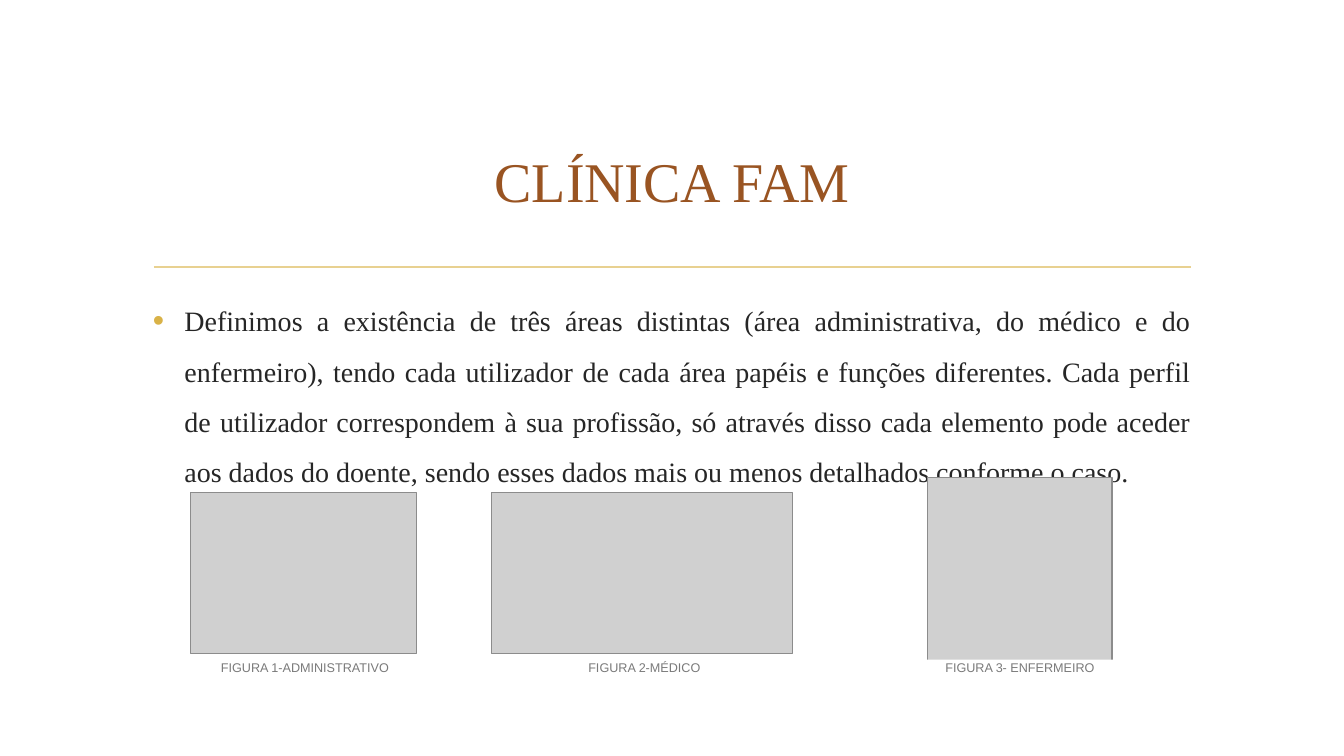
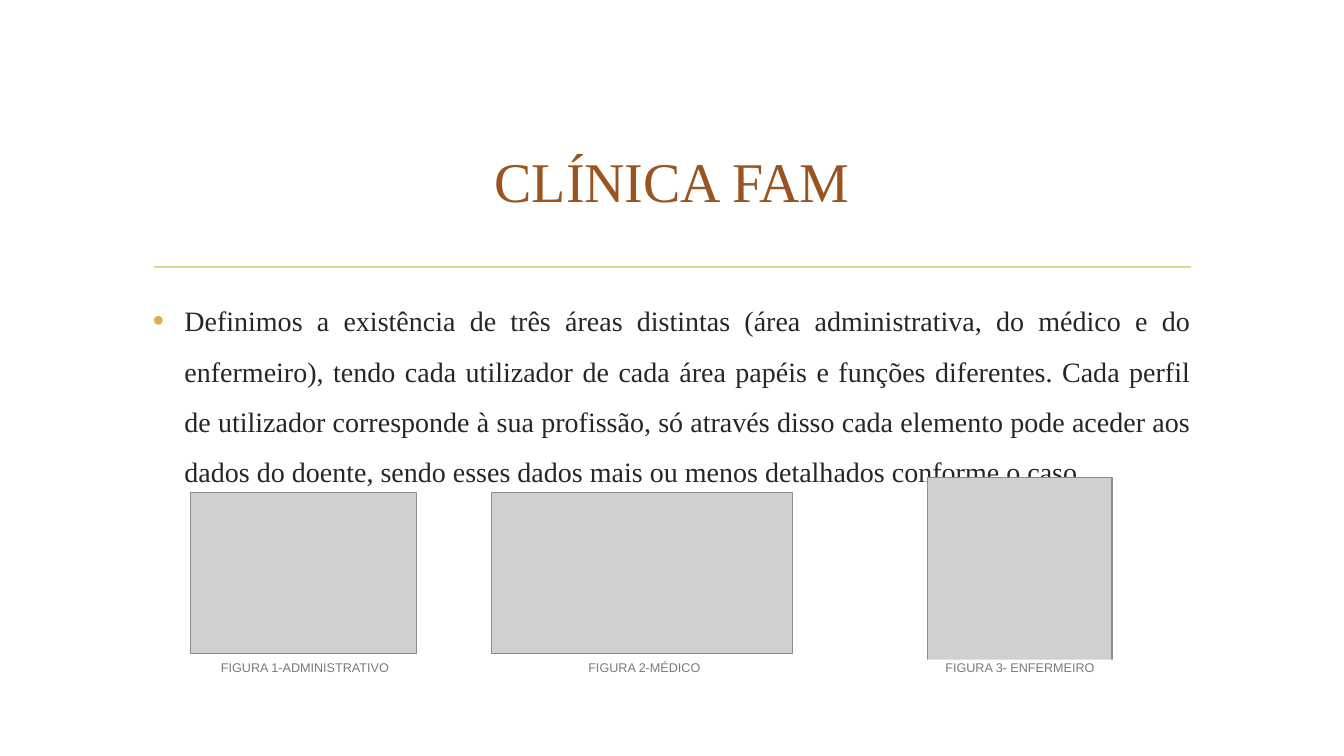
Before and after one commit to marcelo09714/registo-cl-nico-electr-nico-, a slide deck: slide 2 of Apresentação.pptx. Drawn at 1344x756 pixels with LibreOffice and Linux fonts; fonts in the diff are those of the drawing; grey boxes stand for pictures; background and template pictures are left out. Boxes give left, top, right and bottom in pixels: in the first picture for what was removed or moved away, otherwise in the second. Text is boxed around its words. In the diff, an @@ line names an element or a change of style, - is before the commit and + after.

```diff
--- a/Apresentação.pptx
+++ b/Apresentação.pptx
@@ text at (184, 311, 1190, 488): text changed @@
-• Definimos a existência de três áreas distintas (área administrativa, do médico e do enfermeiro), tendo cada utilizador de cada área papéis e funções diferentes. Cada perfil de utilizador correspondem à sua profissão, só através disso cada elemento pode aceder aos dados do doente, sendo esses dados mais ou menos detalhados conforme o caso.
+• Definimos a existência de três áreas distintas (área administrativa, do médico e do enfermeiro), tendo cada utilizador de cada área papéis e funções diferentes. Cada perfil de utilizador corresponde à sua profissão, só através disso cada elemento pode aceder aos dados do doente, sendo esses dados mais ou menos detalhados conforme o caso.
```
Also in this commit, not shown: 1 other slide changed, 2 slides added, 1 slide removed, 2 other files.
